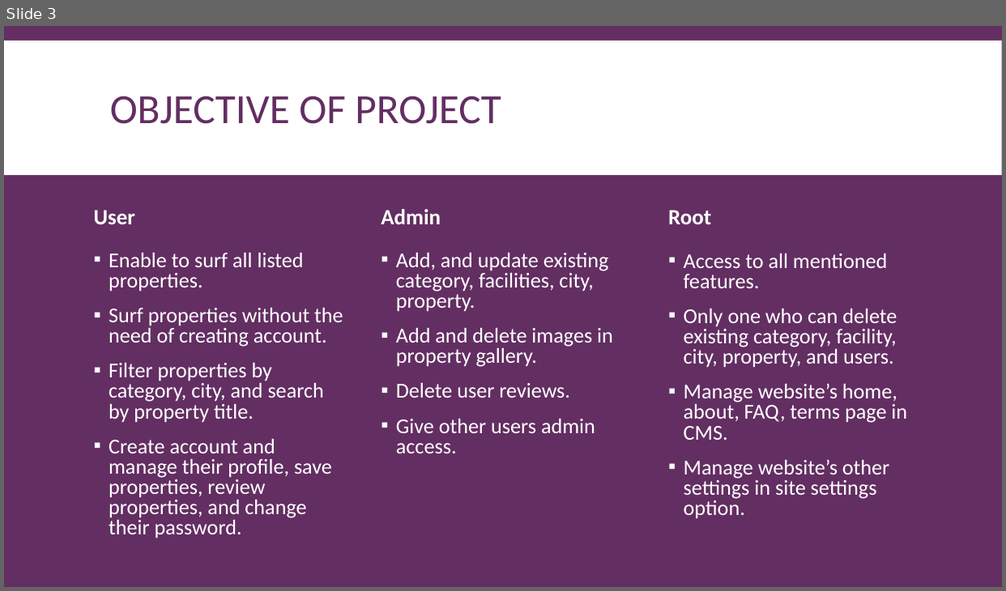
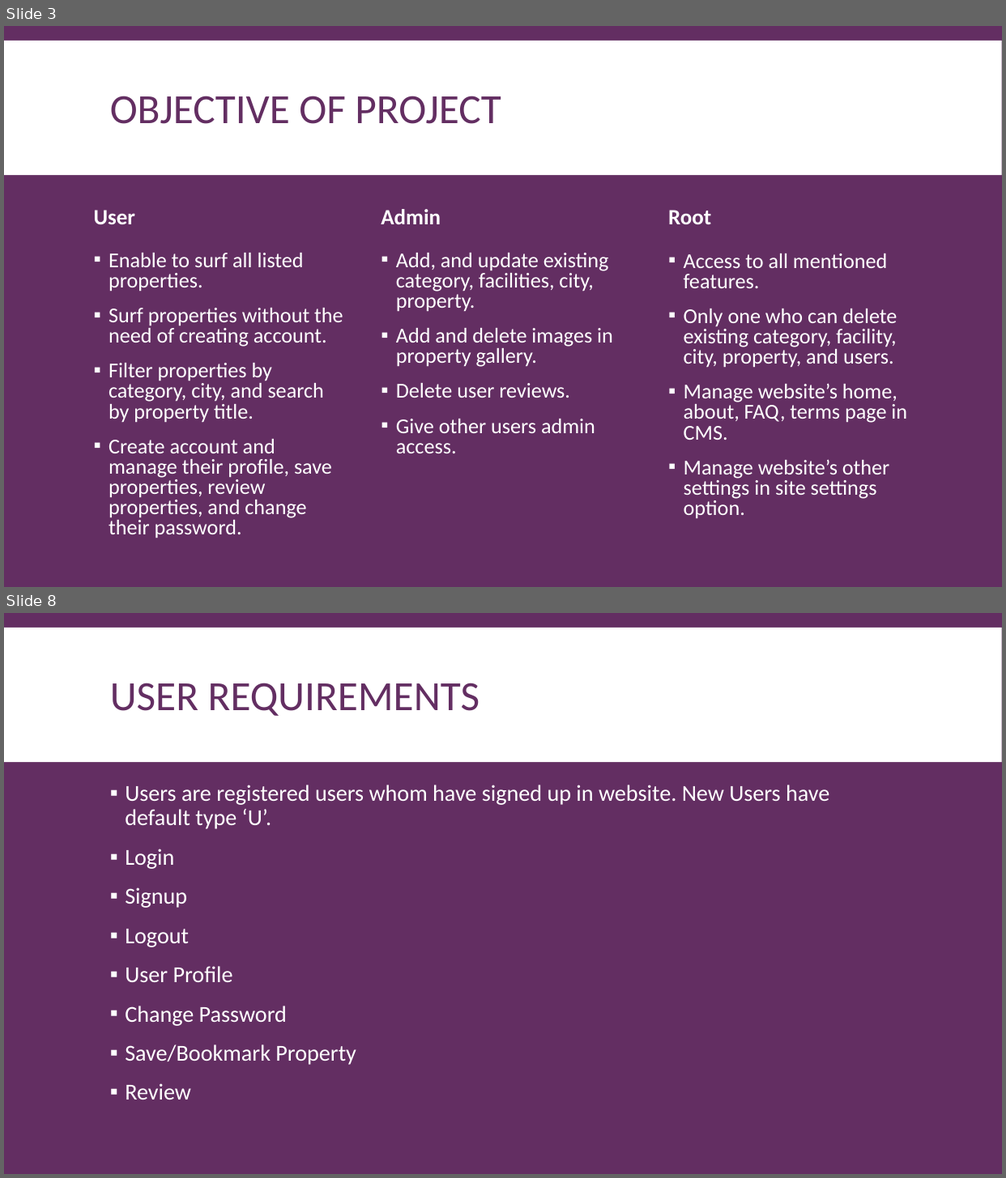
Before and after one commit to yudai-sasaki-94/laravel_real_estate_site, a slide deck: Documentation/DocumentationPresentation.pptx. Shown one above the other, each under a label of ours: slide 3 before the commit, slides 3 and 8 after it; the slides between them are not shown. The pictures are 1006x591 and 1006x1178 pixels, drawn with LibreOffice and Linux fonts; fonts in the diff are those of the drawing. Boxes give left, top, right and bottom in pixels: in the first picture for what was removed or moved away, otherwise in the second. Text is boxed around its words. In the diff, an @@ line names an element or a change of style, - is before the commit and + after.

```diff
--- a/Documentation/DocumentationPresentation.pptx
+++ b/Documentation/DocumentationPresentation.pptx
@@ slide 8 added at box(4, 613, 1002, 1174), background #632E62; not listed: 1 template element that a slide beside it also shows @@
@@ title added at box(110, 683, 479, 716), 40 pt, text #632E62 @@
+USER REQUIREMENTS
@@ text added at box(125, 785, 829, 1100), 22 pt, text #FFFFFF @@
+▪ Users are registered users whom have signed up in website. New Users have default type ‘U’.
+▪ Login
+▪ Signup
+▪ Logout
+▪ User Profile
+▪ Change Password
+▪ Save/Bookmark Property
+▪ Review
```
Also in this commit, not shown: 1 slide changed, 6 other slides added, 2 other files.
